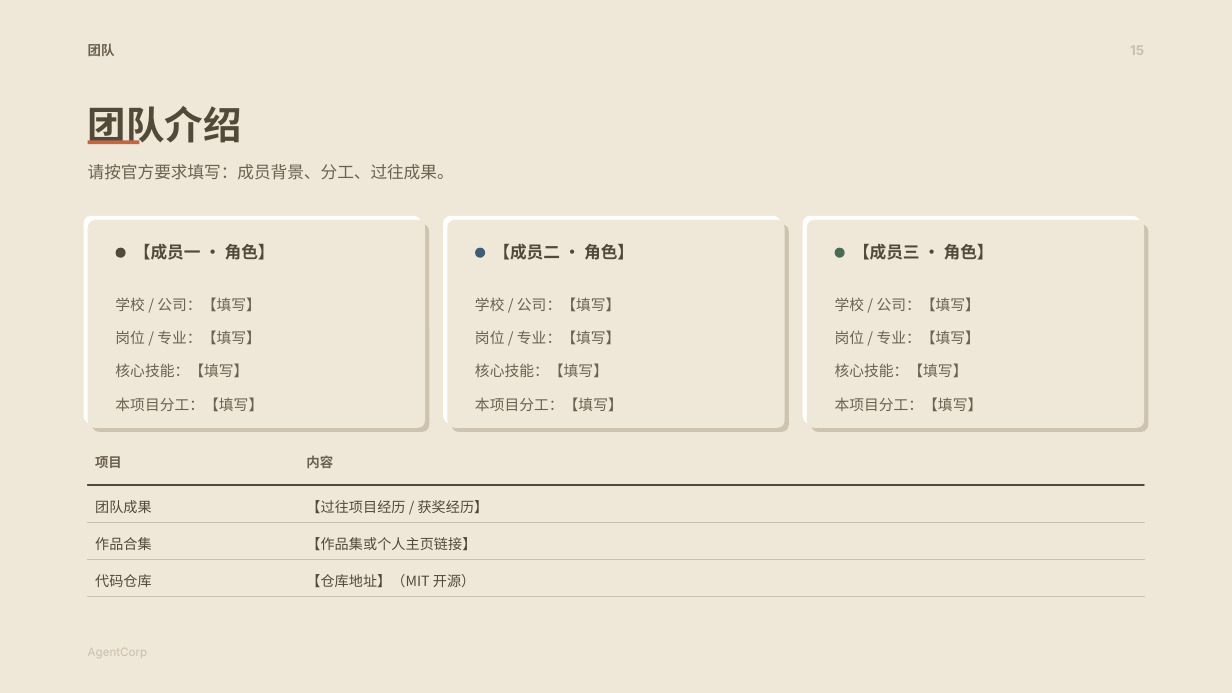
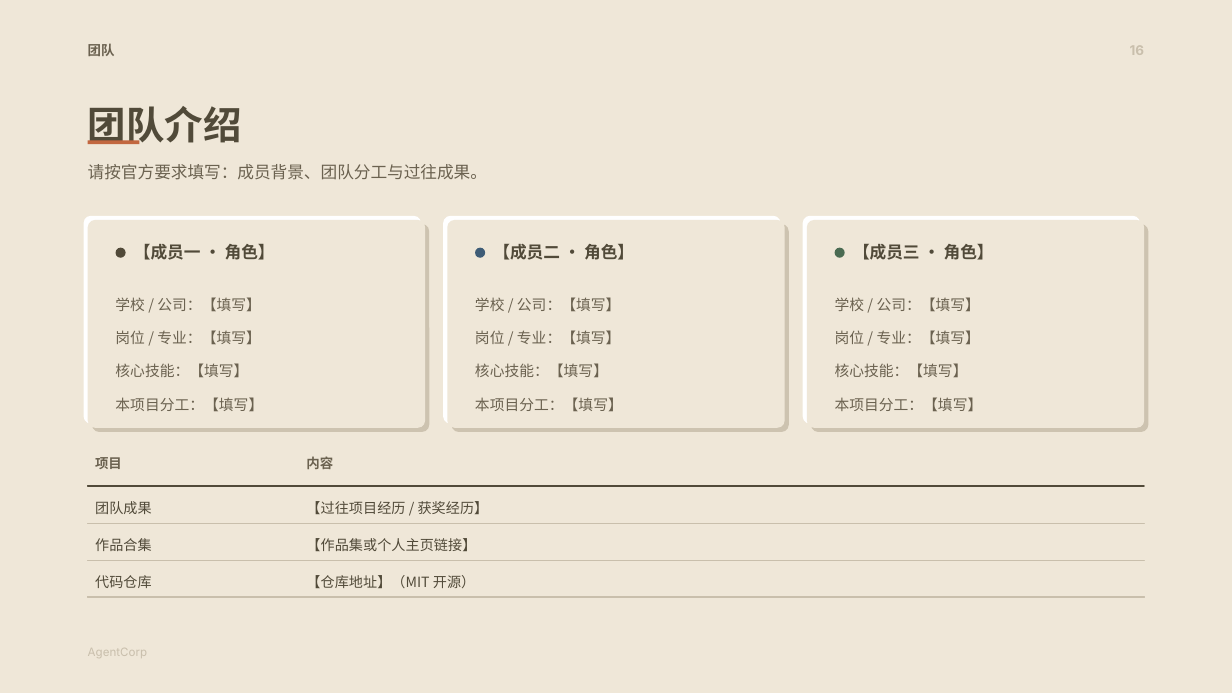
Before and after one commit to 1692775560/AgentCorp, a slide deck: slide 22 of 方案PPT/AgentCorp-方案.pptx (slide 21 before the commit). Drawn at 1232x693 pixels with LibreOffice and Linux fonts; fonts in the diff are those of the drawing. Boxes give left, top, right and bottom in pixels: in the first picture for what was removed or moved away, otherwise in the second. Text is boxed around its words. In the diff, an @@ line names an element or a change of style, - is before the commit and + after.

```diff
--- a/方案PPT/AgentCorp-方案.pptx
+++ b/方案PPT/AgentCorp-方案.pptx
@@ text at [88,164,487,180]: text changed @@
-请按官方要求填写：成员背景、分工、过往成果。
+请按官方要求填写：成员背景、团队分工与过往成果。
```
Also in this commit, not shown: 17 other slides changed, 5 slides added, 4 slides removed, 1 other file.
